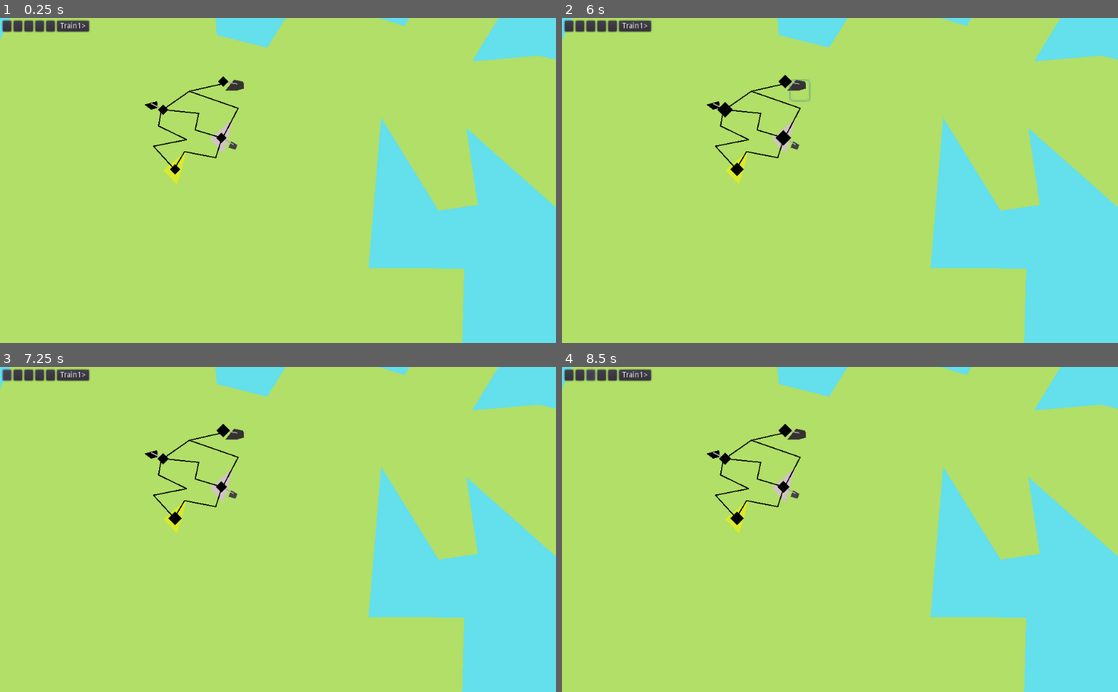
Above: before the commit, frames 1-4 (two rows, left to right).
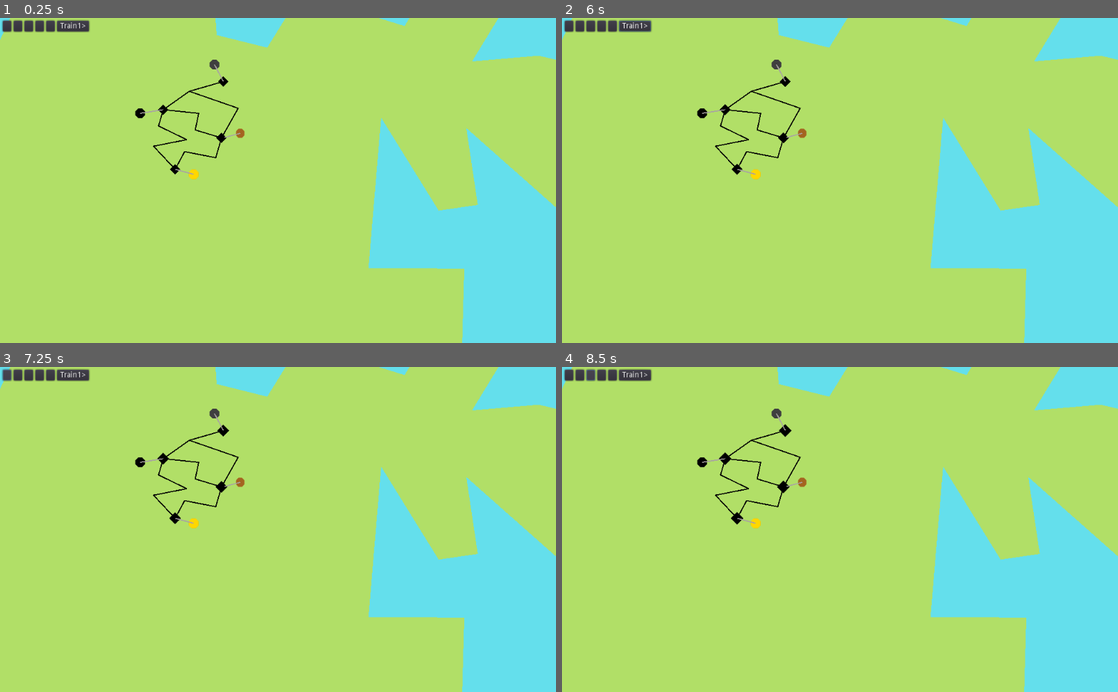
Above: after the commit, the same moments.

Repository: LeBoku/supply-chained
Game: Godot game, scene res://Game.tscn
The game is run twice, just before and just after one commit, with the same random seed, the same clock (stepped at 60 frames per second) and the same inputs.
Inputs (mouse positions are in pixels of both pictures, inside the frame that each line leads up to):
- Up to frame 1 (0.25 s): no input
- Up to frame 2 (6 s): click (801, 89) at 0.52 s; click (567, 24) at 1.27 s; click (578, 24) at 2.02 s; click (589, 24) at 2.77 s; click (600, 24) at 3.52 s; click (612, 24) at 4.27 s; click "Train1>" at 5 s; click (801, 89) at 5.77 s
- Up to frame 3 (7.25 s): click (5, 373) at 6.52 s
- Up to frame 4 (8.5 s): click (578, 373) at 7.27 s; click (589, 373) at 8.02 s

The runs differ from the first frame. In frame 1, 0.7% of the frame differs, in the area x 24-44%, y 12-52%; in frame 2, 0.9%, in the area x 10-45%, y 0-52%; in frame 3, 0.8%; in frame 4, 0.8%.

Commit message:
added material icons

Diff:
--- a/supply-chained/Game.tscn
+++ b/supply-chained/Game.tscn
@@ -52,7 +52,8 @@
 position = Vector2( 149.667, 158.667 )
 
 [node name="Mine" parent="Map/IronMine" instance=ExtResource( 8 )]
-polygon = PoolVector2Array( -11.0278, 5.96655, -2.75476, -4.05777, 5.64067, -1.99326, 6.2019, 4.18028, 0.163147, 5.83803 )
+position = Vector2( -8.12624, -15.6579 )
+produces = "iron"
 
 [node name="Rail3" parent="Map" instance=ExtResource( 3 )]
 points = PoolVector2Array( 149.333, 160.666, 118.333, 167.666, 94, 184.666 )
@@ -61,10 +62,8 @@
 position = Vector2( 94.3333, 184.667 )
 
 [node name="Mine" parent="Map/CoalMine" instance=ExtResource( 8 )]
-position = Vector2( -11.3335, -5.84425 )
-color = Color( 0.0196078, 0.0196078, 0.0196078, 1 )
-polygon = PoolVector2Array( -6.08858, 1.0598, 5.64067, -1.99326, 6.2019, 4.18028, 0.163147, 5.83803 )
-produces = "C"
+position = Vector2( -21.2435, 3.273 )
+produces = "coal"
 
 [node name="Rail" parent="Map" instance=ExtResource( 3 )]
 points = PoolVector2Array( 149.333, 211, 123.771, 203.36, 127, 188, 94, 184.666 )
@@ -72,18 +71,10 @@
 [node name="Town" parent="Map" instance=ExtResource( 2 )]
 position = Vector2( 148, 210.667 )
 
-[node name="Housing" parent="Map/Town" instance=ExtResource( 8 )]
-position = Vector2( 0.162125, -5.05144 )
-color = Color( 0.823529, 0.768627, 0.768627, 1 )
-polygon = PoolVector2Array( -11.0278, 5.96655, 10.2097, -12.4535, 6.2019, 4.18028, 1.48888, 19.0605 )
-produces = "L"
-
-[node name="Factory" parent="Map/Town" instance=ExtResource( 8 )]
-position = Vector2( 11.0571, 6.28507 )
+[node name="WoodCutter" parent="Map/Town" instance=ExtResource( 8 )]
+position = Vector2( 17.2013, -4.21957 )
 scale = Vector2( 0.841186, 0.909091 )
-color = Color( 0.266667, 0.266667, 0.266667, 1 )
-polygon = PoolVector2Array( -5.52708, 3.04581, -2.69963, -3.49483, 4.13338, 0.211533, 2.24838, 5.008 )
-produces = "L"
+produces = "wood"
 
 [node name="Rail1" parent="Map" instance=ExtResource( 3 )]
 points = PoolVector2Array( 148.333, 211, 142.667, 229, 114, 223.333, 104.667, 239 )
@@ -92,10 +83,8 @@
 position = Vector2( 105.333, 239.667 )
 
 [node name="Farm" parent="Map/Farm" instance=ExtResource( 8 )]
-position = Vector2( 0.162125, -5.05144 )
-color = Color( 0.854902, 0.921569, 0.184314, 1 )
-polygon = PoolVector2Array( -11.0278, 5.96655, 10.2097, -12.4535, 6.2019, 4.18028, 1.48888, 19.0605 )
-produces = "F"
+position = Vector2( 17.0092, 4.6604 )
+produces = "wheat"
 
 [node name="Rail2" parent="Map" instance=ExtResource( 3 )]
 points = PoolVector2Array( 104.667, 239.666, 85.3333, 218.333, 116, 212.333, 90, 199.666, 92.6667, 184.666 )
--- a/supply-chained/Production/Production.gd
+++ b/supply-chained/Production/Production.gd
@@ -5,13 +5,12 @@
 
 func _ready():
 	add_to_group("production")
+	$Sprite.texture = $"/root/MaterialHelper".get_icon(produces)
 	var parent_position = get_parent().global_position
 
-	print(global_position.distance_to(parent_position))
-	if global_position.distance_to(parent_position) > 10:
-		$Connector.visible = true
-		$Connector.add_point(Vector2())
-		$Connector.add_point(-position)
+	$Connector.visible = true
+	$Connector.add_point(Vector2())
+	$Connector.add_point(-position)
 
 func _on_Button_pressed():
 	$"/root/RouteBuilder".add_step(get_parent(), self)
--- a/supply-chained/Production/Production.tscn
+++ b/supply-chained/Production/Production.tscn
@@ -1,28 +1,27 @@
-[gd_scene load_steps=2 format=2]
+[gd_scene load_steps=3 format=2]
 
 [ext_resource path="res://production/Production.gd" type="Script" id=1]
+[ext_resource path="res://material/icons/placeholder.png" type="Texture" id=2]
 
-[node name="Production" type="Polygon2D"]
-position = Vector2( 12.847, 2.282 )
-z_index = -1
-color = Color( 0.215686, 0.2, 0.2, 1 )
-polygon = PoolVector2Array( -11.0278, 5.96655, 5.64067, -1.99326, 6.2019, 4.18028, 0.163147, 5.83803 )
+[node name="Production" type="Position2D"]
 script = ExtResource( 1 )
-produces = "I"
 
 [node name="Button" type="Button" parent="."]
-margin_left = -9.0
-margin_top = -4.0
+margin_left = -10.0
+margin_top = -10.0
 margin_right = 10.0
-margin_bottom = 16.0
+margin_bottom = 10.0
+grow_horizontal = 2
+grow_vertical = 2
 flat = true
 __meta__ = {
 "_edit_use_anchors_": false
 }
 
+[node name="Sprite" type="Sprite" parent="."]
+scale = Vector2( 0.2, 0.2 )
+texture = ExtResource( 2 )
+
 [node name="Connector" type="Line2D" parent="."]
-visible = false
 width = 1.0
 default_color = Color( 0.666667, 0.643137, 0.643137, 1 )
-
-[connection signal="pressed" from="Button" to="." method="_on_Button_pressed"]
--- a/supply-chained/connection/ConnectionHelper.gd
+++ b/supply-chained/connection/ConnectionHelper.gd
@@ -3,6 +3,8 @@
 func _ready():
 	var statA = get_station_at_point(points[0])
 	var statB = get_station_at_point(points[points.size()-1])
+	points[0] = statA.position
+	points[points.size()-1] = statB.position
 
 	var curve = Curve2D.new()
 	var curve_reversed = Curve2D.new()
--- /dev/null
+++ b/supply-chained/material/material_helper.gd
@@ -0,0 +1,12 @@
+extends Node
+
+var icons = {
+	"placeholder": preload("res://material/icons/placeholder.png"),
+	"coal": preload("res://material/icons/coal.png"),
+	"iron": preload("res://material/icons/iron.png"),
+	"wheat": preload("res://material/icons/wheat.png"),
+	"wood": preload("res://material/icons/wood.png"),
+}
+
+func get_icon(name:String):
+	return icons[name] if icons.has(name) else icons["placeholder"]
--- a/supply-chained/project.godot
+++ b/supply-chained/project.godot
@@ -39,6 +39,7 @@
 [autoload]
 
 RouteBuilder="*res://route-builder/RouteBuilder.gd"
+MaterialHelper="*res://material/material_helper.gd"
 
 [rendering]
 
Binary file added: supply-chained/material/icons/coal.png
Not shown, added: supply-chained/material/icons/coal.png.import
Binary file added: supply-chained/material/icons/iron.png
Not shown, added: supply-chained/material/icons/iron.png.import
Binary file added: supply-chained/material/icons/placeholder.png
Not shown, added: supply-chained/material/icons/placeholder.png.import
Binary file added: supply-chained/material/icons/wheat.png
Not shown, added: supply-chained/material/icons/wheat.png.import
Binary file added: supply-chained/material/icons/wood.png
Not shown, added: supply-chained/material/icons/wood.png.import
